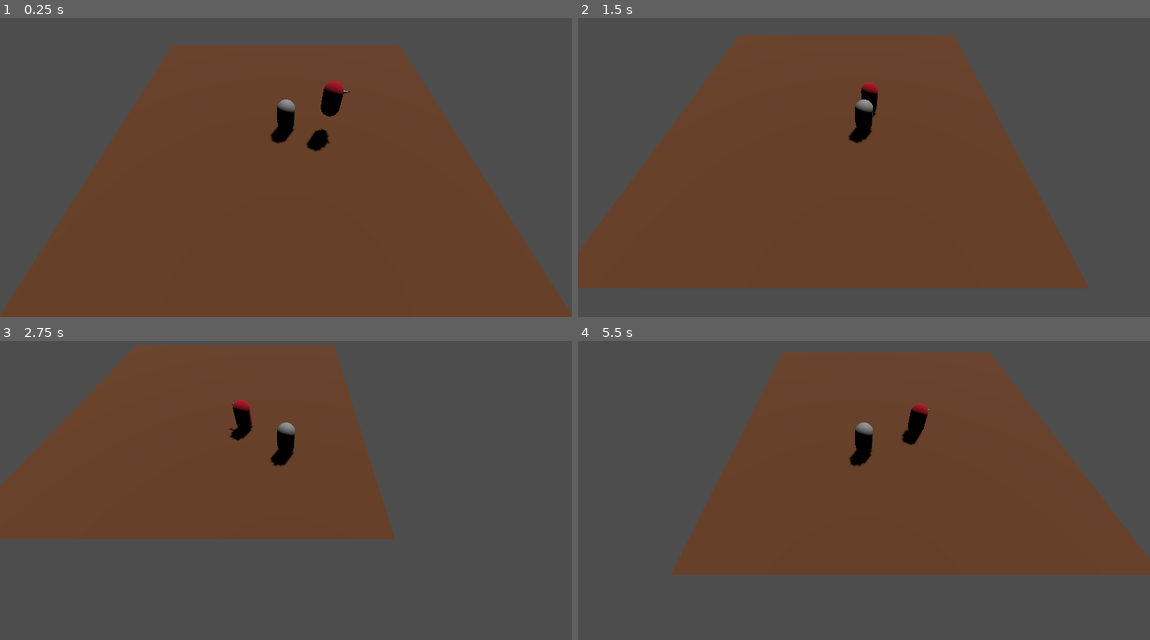
Above: before the commit, frames 1-4 (two rows, left to right).
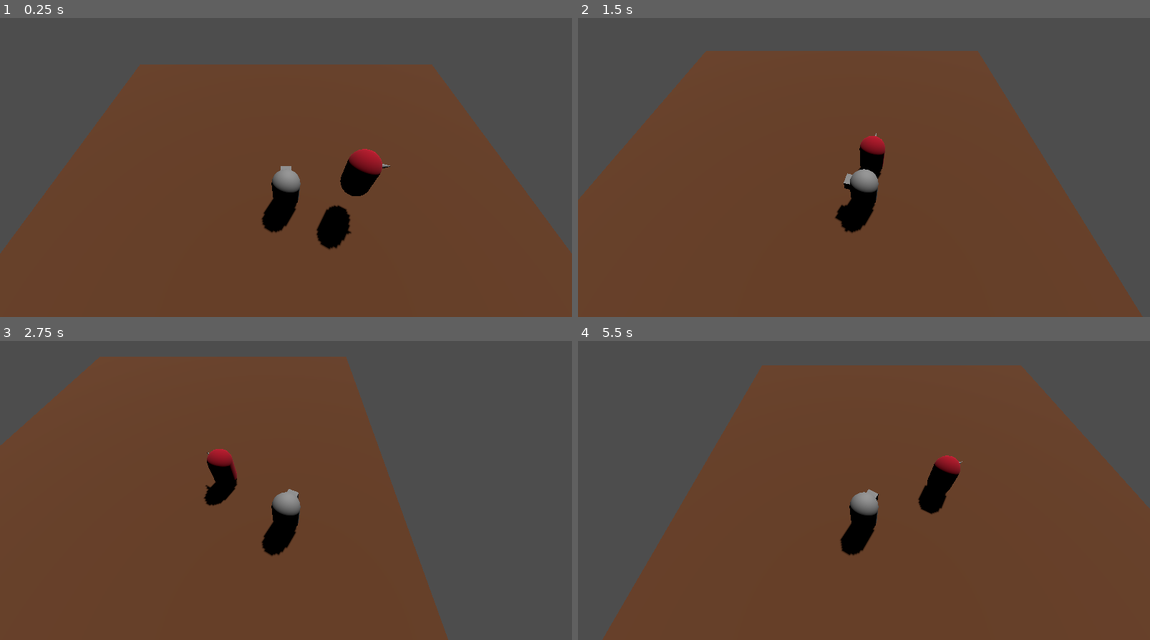
Above: after the commit, the same moments.

Repository: LeoGR22/TopDownInGodot
Game: Godot game, scene res://Scenes/test.tscn
Two runs of this game, one before a commit and one after it. Both use one fixed random seed, a clock stepped at 60 frames per second and the inputs below.
Inputs (mouse positions are in pixels of both pictures, inside the frame that each line leads up to):
- Up to frame 1 (0.25 s): no input
- Up to frame 2 (1.5 s): tap Enter (ui_accept) at 0.5, 0.77 s; move the mouse to (989, 140) at 0.52 s; hold Right (ui_right) 0.53-1.28 s; move the mouse to (749, 173) at 1.27 s; hold Down (ui_down) from 1.28 s (still down)
- Up to frame 3 (2.75 s): tap Enter (ui_accept) at 1.52 s; move the mouse to (343, 409) at 2.02 s; release Down (ui_down) at 2.03 s; hold Right (ui_right) from 2.03 s (still down)
- Up to frame 4 (5.5 s): move the mouse to (835, 544) at 2.77 s; release Right (ui_right) at 2.78 s; hold Up (ui_up) 2.78-3.53 s; tap Enter (ui_accept) at 3.02, 3.77, 4.52 s; move the mouse to (1035, 526) at 3.52 s; hold Left (ui_left) 3.53-5.03 s; move the mouse to (692, 430) at 4.27 s; move the mouse to (892, 478) at 5.02 s; hold Down (ui_down) from 5.03 s (still down)

The runs differ from the first frame. In frame 1, 14% of the frame differs, in the area x 0-100%, y 9-100%; in frame 2, 20%; in frame 3, 33%, in the area x 0-79%, y 1-100%; in frame 4, 30%.

Commit message:
Add Player Rotate with RayCast

Diff:
--- a/Scenes/player.tscn
+++ b/Scenes/player.tscn
@@ -1,8 +1,10 @@
-[gd_scene load_steps=4 format=3 uid="uid://dsrifp2imqkcr"]
+[gd_scene load_steps=5 format=3 uid="uid://dsrifp2imqkcr"]
 
 [ext_resource type="Script" path="res://Scripts/Player.gd" id="1_2sb7h"]
 
 [sub_resource type="CapsuleMesh" id="CapsuleMesh_7d5he"]
+
+[sub_resource type="BoxMesh" id="BoxMesh_2r2sc"]
 
 [sub_resource type="ConvexPolygonShape3D" id="ConvexPolygonShape3D_fq8mn"]
 points = PackedVector3Array(-0.125207, -0.532801, -0.480507, 0.0227831, 0.47607, 0.498884, 0.169713, 0.559144, 0.464172 …(924 unchanged characters)…
@@ -14,8 +16,12 @@
 [node name="Body" type="MeshInstance3D" parent="."]
 mesh = SubResource("CapsuleMesh_7d5he")
 
+[node name="Eyes" type="MeshInstance3D" parent="Body"]
+transform = Transform3D(0.4, 0, 0, 0, 0.4, 0, 0, 0, 0.4, 0, 0.375338, -0.472648)
+mesh = SubResource("BoxMesh_2r2sc")
+
 [node name="CollisionShape3D" type="CollisionShape3D" parent="."]
 shape = SubResource("ConvexPolygonShape3D_fq8mn")
 
 [node name="Camera3D" type="Camera3D" parent="."]
-transform = Transform3D(1, 0, 0, 0, 0.586514, 0.809939, 0, -0.809939, 0.586514, 0, 8.20797, 8.76504)
+transform = Transform3D(1, 0, 0, 0, 0.586514, 0.809939, 0, -0.809939, 0.586514, 0, 6.9546, 3.50558)
--- a/Scenes/test.tscn
+++ b/Scenes/test.tscn
@@ -1,8 +1,8 @@
 [gd_scene load_steps=8 format=3 uid="uid://csca3g3j2m335"]
 
 [ext_resource type="PackedScene" uid="uid://dsrifp2imqkcr" path="res://Scenes/player.tscn" id="1_masgw"]
-[ext_resource type="PackedScene" uid="uid://bmbd3epjn66ei" path="res://Effects/blood_prt.tscn" id="2_5kytu"]
-[ext_resource type="PackedScene" uid="uid://btfe6rq64g7s" path="res://Scenes/enemy.tscn" id="3_g6tv8"]
+[ext_resource type="PackedScene" uid="uid://bmbd3epjn66ei" path="res://Effects/blood_part.tscn" id="2_5kytu"]
+[ext_resource type="PackedScene" path="res://Scenes/enemy.tscn" id="3_g6tv8"]
 
 [sub_resource type="NavigationMesh" id="NavigationMesh_miguv"]
 vertices = PackedVector3Array(-9.5, 0.5, -9.5, -9.5, 0.5, 9.5, 9.5, 0.5, 9.5, 9.5, 0.5, -9.5)
--- a/Scripts/Player.gd
+++ b/Scripts/Player.gd
@@ -7,10 +7,26 @@
 # Get the gravity from the project settings to be synced with RigidBody nodes.
 var gravity = ProjectSettings.get_setting("physics/3d/default_gravity")
 
-var bloodPart = "res://Effects/blood_prt.tscn"
+#rotate variables
+@onready var camera_3d = $Camera3D
+var rayOrigin = Vector3()
+var rayEnd = Vector3()
 
 
 func _physics_process(delta):
+	#Rotate
+	var spaceState = get_world_3d().direct_space_state
+	var mousePosition = get_viewport().get_mouse_position()
+	rayOrigin = camera_3d.project_ray_origin(mousePosition)
+	rayEnd = rayOrigin  + camera_3d.project_ray_normal(mousePosition) * 2000
+	var intersection = spaceState.intersect_ray(PhysicsRayQueryParameters3D.create(rayOrigin, rayEnd))
+
+	if not intersection.is_empty():
+		var pos = intersection.position
+		$Body.look_at(Vector3(pos.x, global_position.y, pos.z), Vector3(0,1,0))
+
+
+
 	# Add the gravity.
 	if not is_on_floor():
 		velocity.y -= gravity * delta
